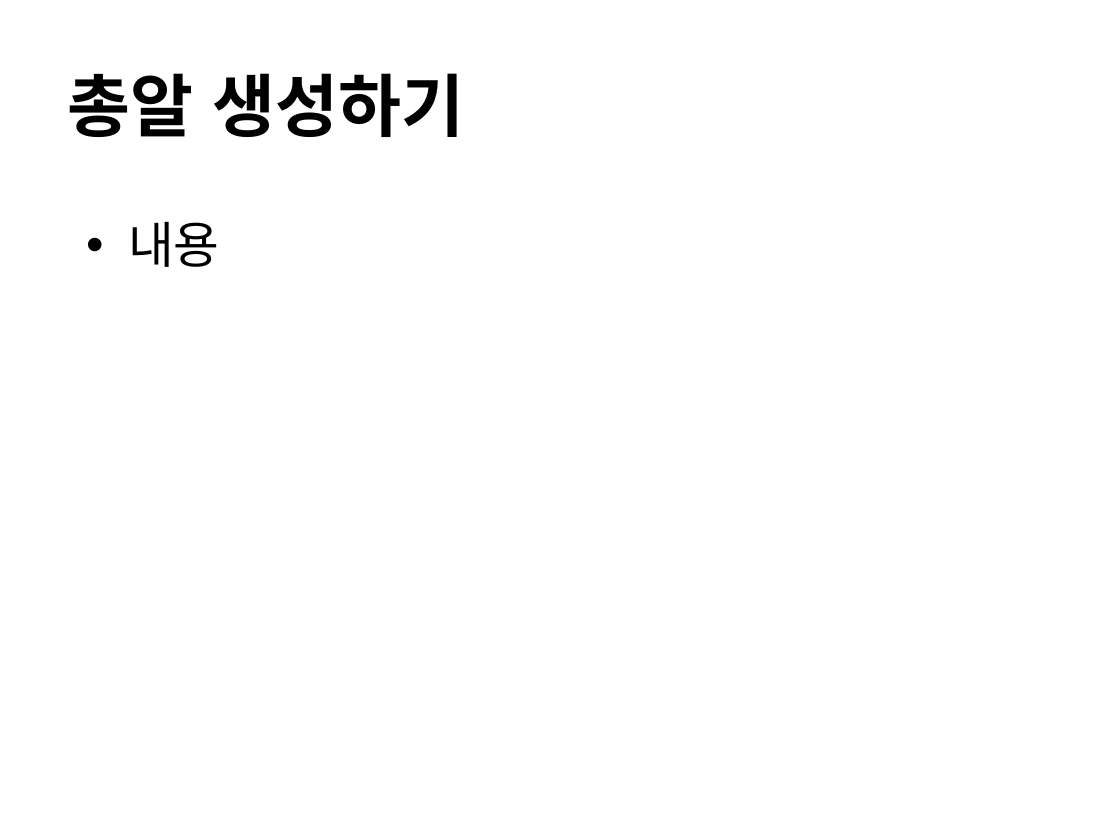
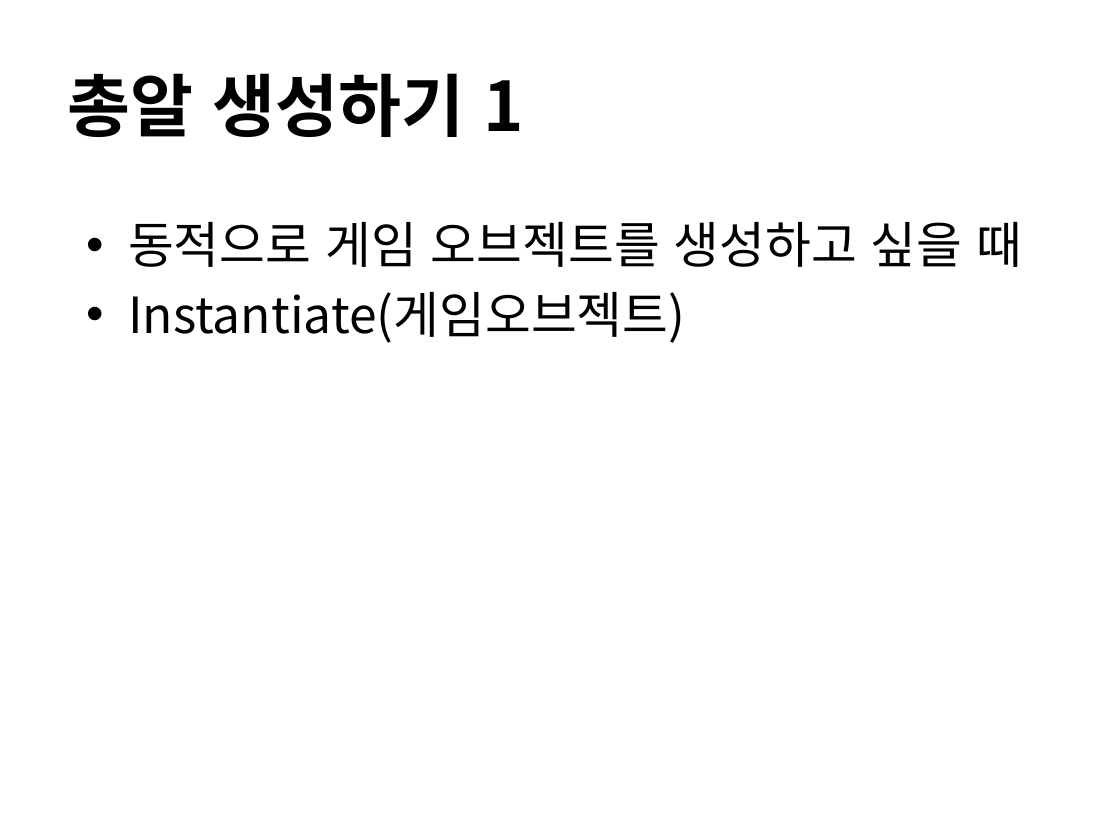
Before and after one commit to IamGroooooot/cien-unity-2019, a slide deck: slide 22 of 2주차.pptx (slide 21 before the commit). Drawn at 1120x840 pixels with LibreOffice and Linux fonts; fonts in the diff are those of the drawing. Boxes give left, top, right and bottom in pixels: in the first picture for what was removed or moved away, otherwise in the second. Text is boxed around its words. In the diff, an @@ line names an element or a change of style, - is before the commit and + after.

Commit message:
2주차 때 대충 어떻게 할지 구상하고 대충 피피티 만듦

```diff
--- a/2주차.pptx
+++ b/2주차.pptx
@@ title at <box>67,73,524,137</box>: text changed @@
-총알 생성하기
+총알 생성하기 1
@@ text at <box>128,222,1022,343</box>: text changed @@
-• 내용
+• 동적으로 게임 오브젝트를 생성하고 싶을 때
+• Instantiate(게임오브젝트)
```
Also in this commit, not shown: 8 other slides changed, 5 slides added.
